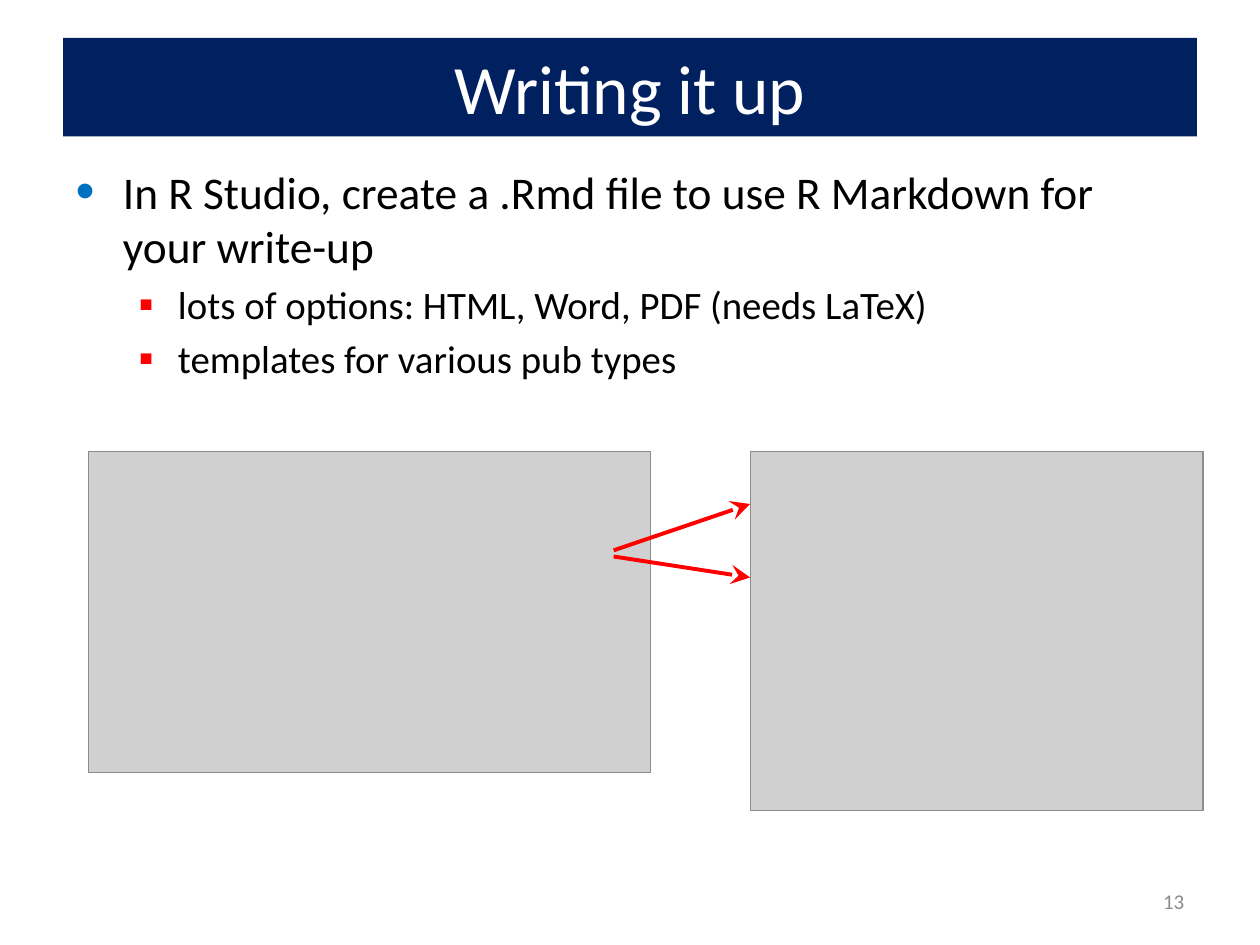
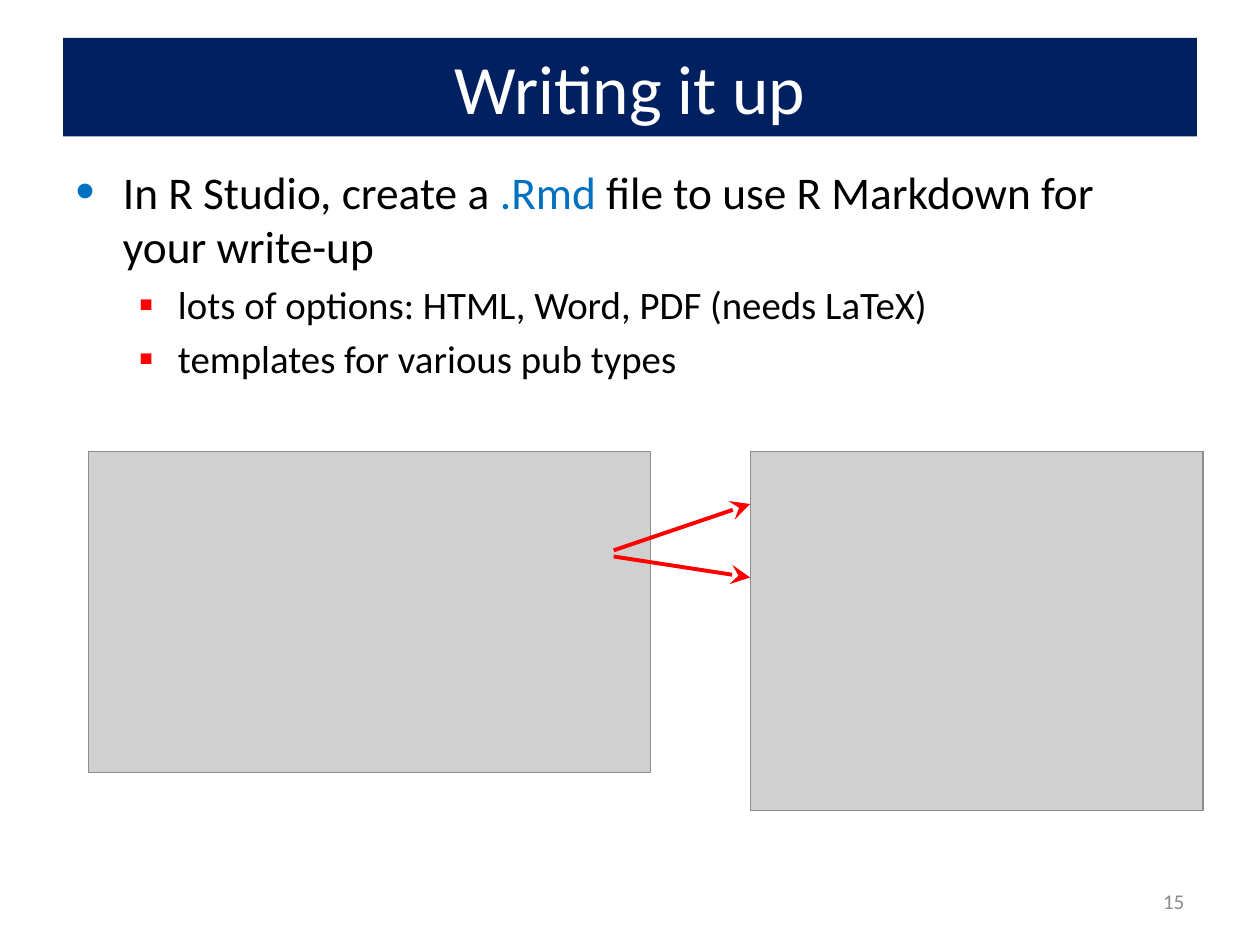
Before and after one commit to friendly/psy6136, a slide deck: slide 15 of docs/lectures/RStudio.pptx (slide 13 before the commit). Drawn at 1260x945 pixels with LibreOffice and Linux fonts; fonts in the diff are those of the drawing; grey boxes stand for pictures. Boxes give left, top, right and bottom in pixels: in the first picture for what was removed or moved away, otherwise in the second. Text is boxed around its words. In the diff, an @@ line names an element or a change of style, - is before the commit and + after.

```diff
--- a/docs/lectures/RStudio.pptx
+++ b/docs/lectures/RStudio.pptx
@@ text at [123, 177, 1094, 271]: text colour #000000 to #0070C0 in ".Rmd" @@
@@ page number at [1163, 895, 1184, 909]: text changed @@
-13
+15
```
Also in this commit, not shown: 5 other slides changed, 3 slides added, 13 other files.
